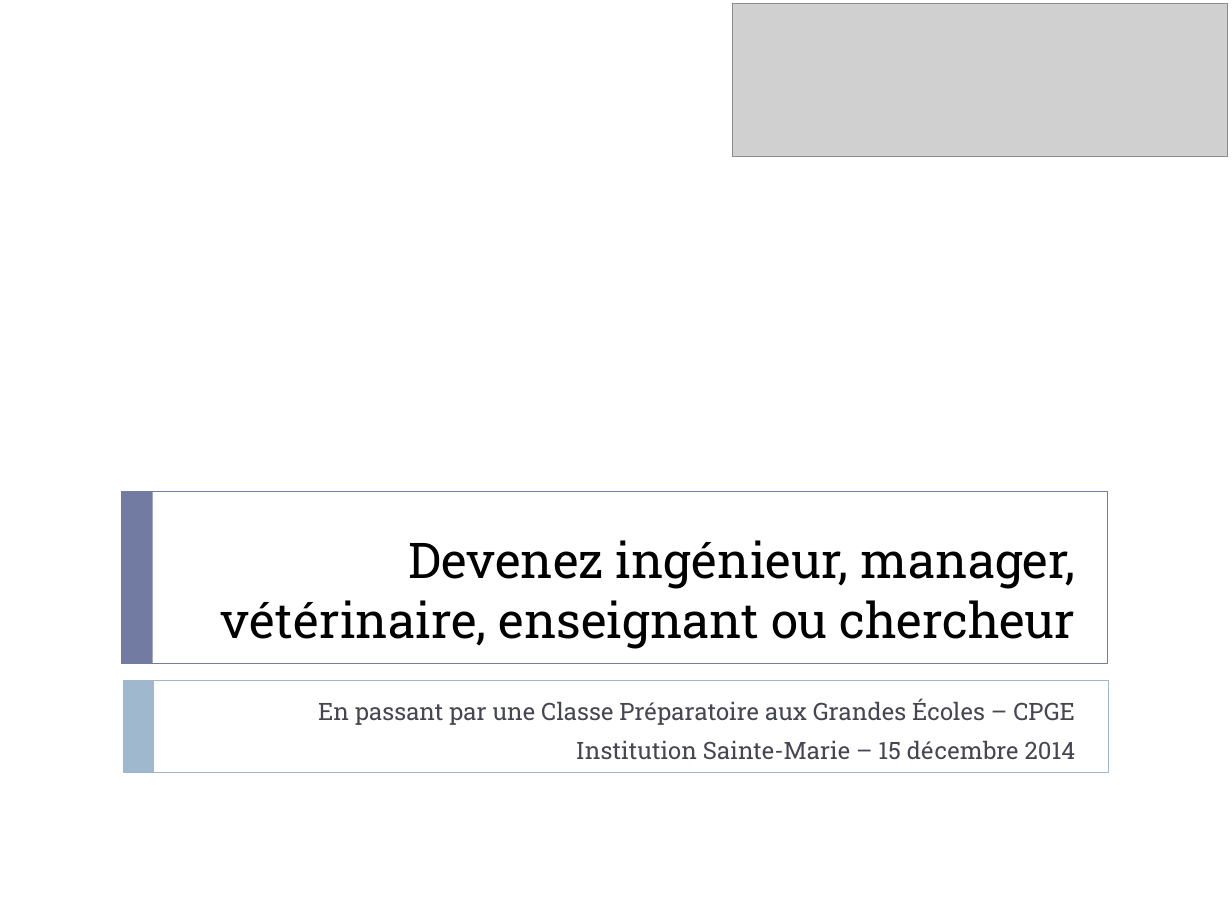
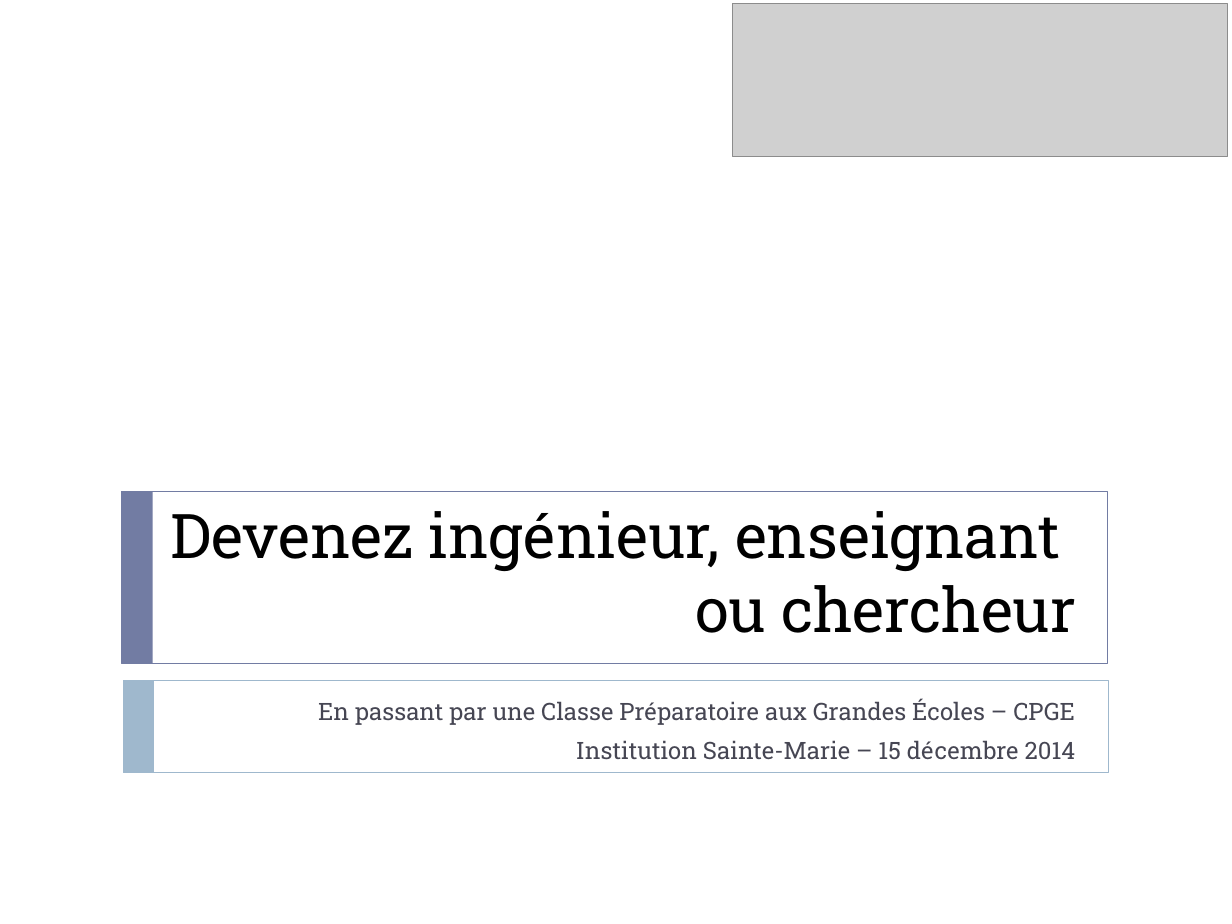
Before and after one commit to xpessoles/Orientation, a slide deck: slide 1 of Rouviere/PresentationCPGE_ISM.pptx. Drawn at 1232x924 pixels with LibreOffice and Linux fonts; fonts in the diff are those of the drawing; grey boxes stand for pictures. Boxes give left, top, right and bottom in pixels: in the first picture for what was removed or moved away, otherwise in the second. Text is boxed around its words. In the diff, an @@ line names an element or a change of style, - is before the commit and + after.

```diff
--- a/Rouviere/PresentationCPGE_ISM.pptx
+++ b/Rouviere/PresentationCPGE_ISM.pptx
@@ title at box(170, 511, 1076, 633): text changed; size 28.8 to 36 pt @@
-Devenez ingénieur, manager, vétérinaire, enseignant ou chercheur
+Devenez ingénieur, enseignant
+ou chercheur
```
Also in this commit, not shown: 5 other slides changed, 1 slide added.
